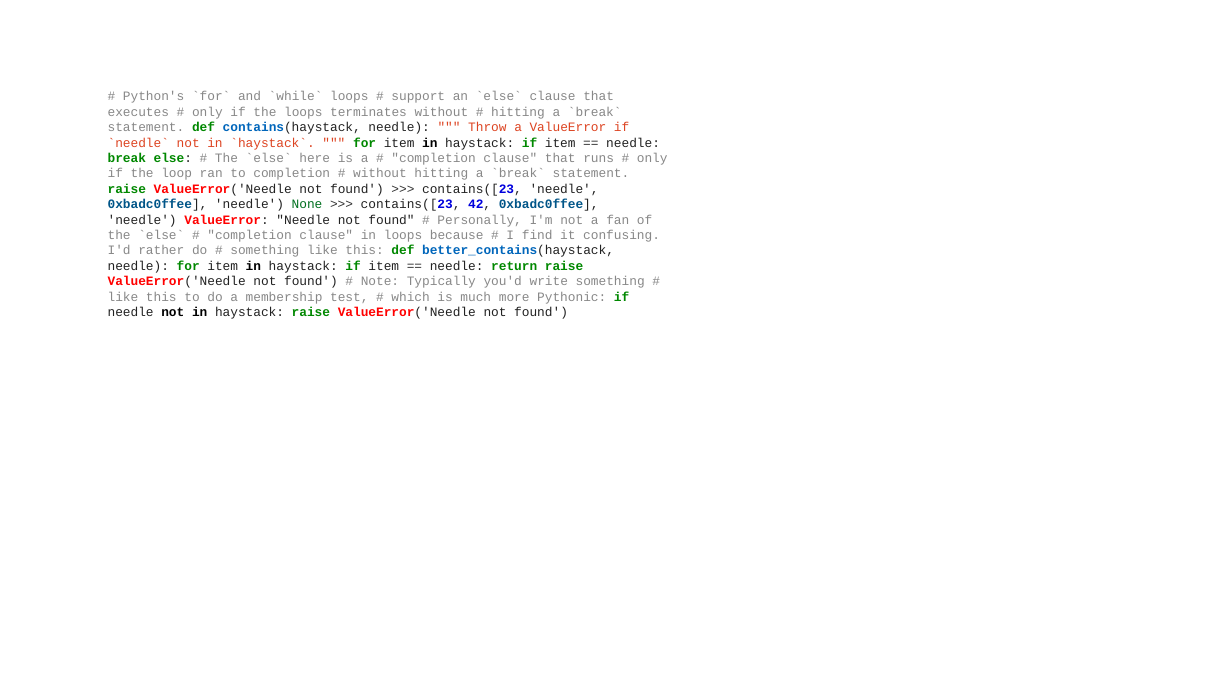
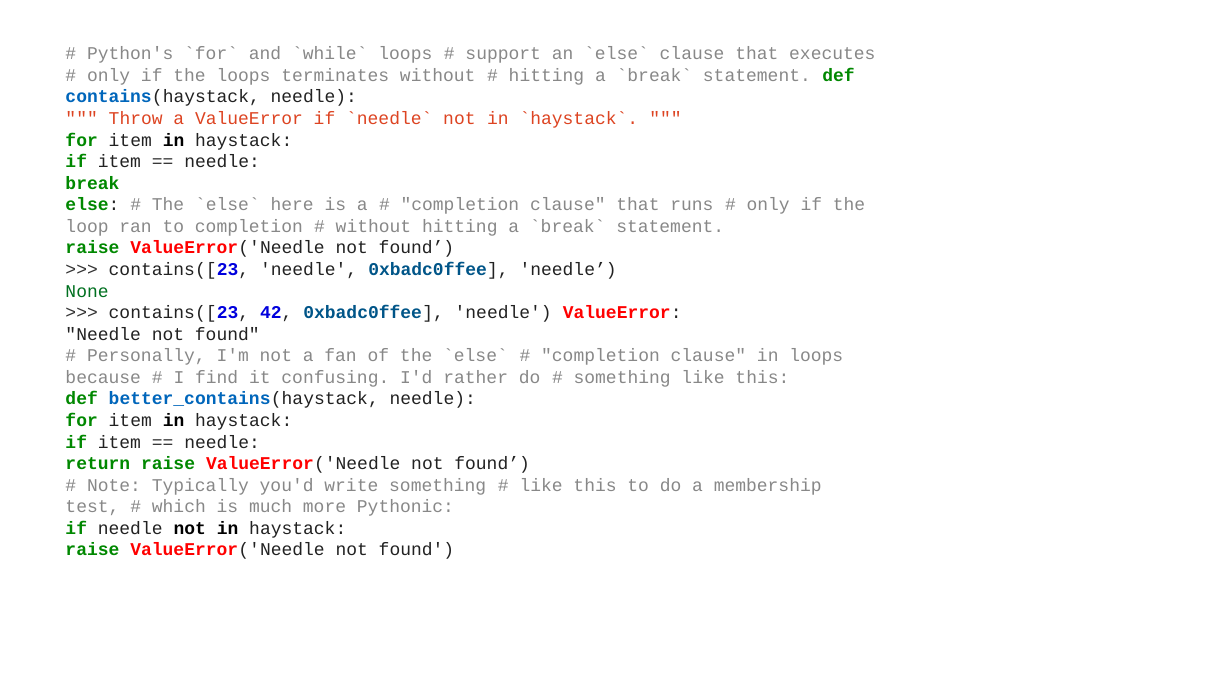
Before and after one commit to sunandanaik/PythonPrograms, a slide deck: slide 15 of Python-Slides/Conditional-Statements-Session#8.pptx. Drawn at 1232x693 pixels with LibreOffice and Linux fonts; fonts in the diff are those of the drawing. Boxes give left, top, right and bottom in pixels: in the first picture for what was removed or moved away, otherwise in the second. Text is boxed around its words. In the diff, an @@ line names an element or a change of style, - is before the commit and + after.

```diff
--- a/Python-Slides/Conditional-Statements-Session#8.pptx
+++ b/Python-Slides/Conditional-Statements-Session#8.pptx
@@ text at (65,47,875,559): text changed; size 10 to 14 pt @@
-# Python's `for` and `while` loops # support an `else` clause that executes # only if the loops terminates without # hitting a `break` statement. def contains(haystack, needle): """ Throw a ValueError if `needle` not in `haystack`. """ for item in haystack: if item == needle: break else: # The `else` here is a # "completion clause" that runs # only if the loop ran to completion # without hitting a `break` statement. raise ValueError('Needle not found') >>> contains([23, 'needle', 0xbadc0ffee], 'needle') None >>> contains([23, 42, 0xbadc0ffee], 'needle') ValueError: "Needle not found" # Personally, I'm not a fan of the `else` # "completion clause" in loops because # I find it confusing. I'd rather do # something like this: def better_contains(haystack, needle): for item in haystack: if item == needle: return raise ValueError('Needle not found') # Note: Typically you'd write something # like this to do a membership test, # which is much more Pythonic: if needle not in haystack: raise ValueError('Needle not found')
+# Python's `for` and `while` loops # support an `else` clause that executes # only if the loops terminates without # hitting a `break` statement. def contains(haystack, needle):
+""" Throw a ValueError if `needle` not in `haystack`. """
+for item in haystack:
+if item == needle:
+break
+else: # The `else` here is a # "completion clause" that runs # only if the loop ran to completion # without hitting a `break` statement.
+raise ValueError('Needle not found’)
+>>> contains([23, 'needle', 0xbadc0ffee], 'needle’)
+None
+>>> contains([23, 42, 0xbadc0ffee], 'needle') ValueError:
+"Needle not found"
+# Personally, I'm not a fan of the `else` # "completion clause" in loops because # I find it confusing. I'd rather do # something like this:
+def better_contains(haystack, needle):
+for item in haystack:
+if item == needle:
+return raise ValueError('Needle not found’)
+# Note: Typically you'd write something # like this to do a membership test, # which is much more Pythonic:
+if needle not in haystack:
+raise ValueError('Needle not found')
```
Also in this commit, not shown: 1 slide added, 26 other files.
